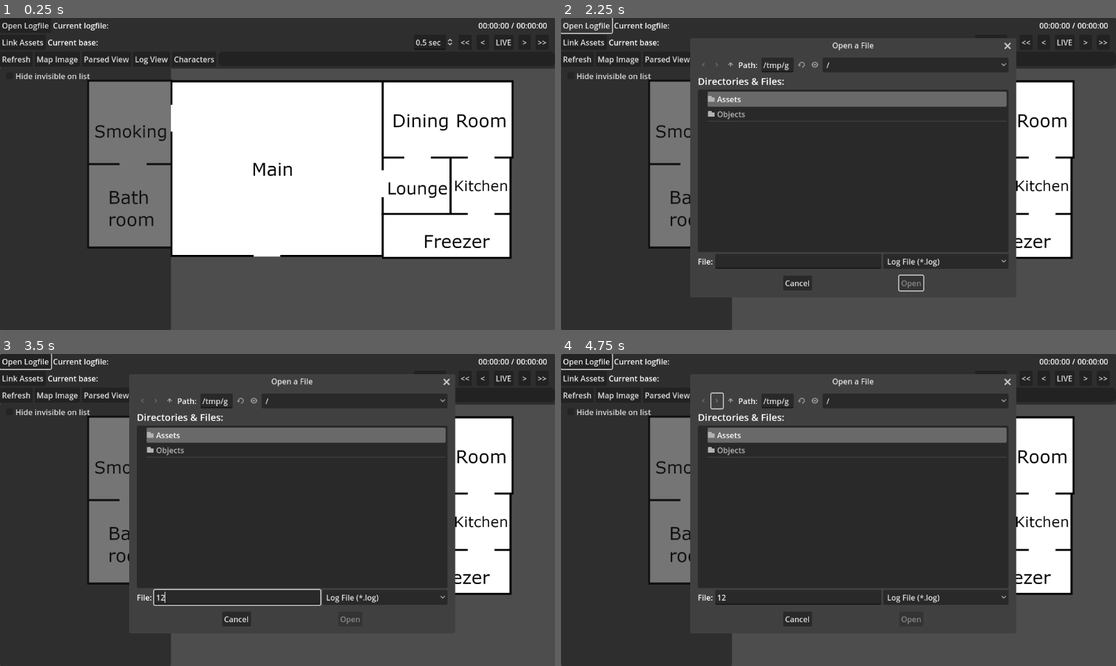
Above: before the commit, frames 1-4 (two rows, left to right).
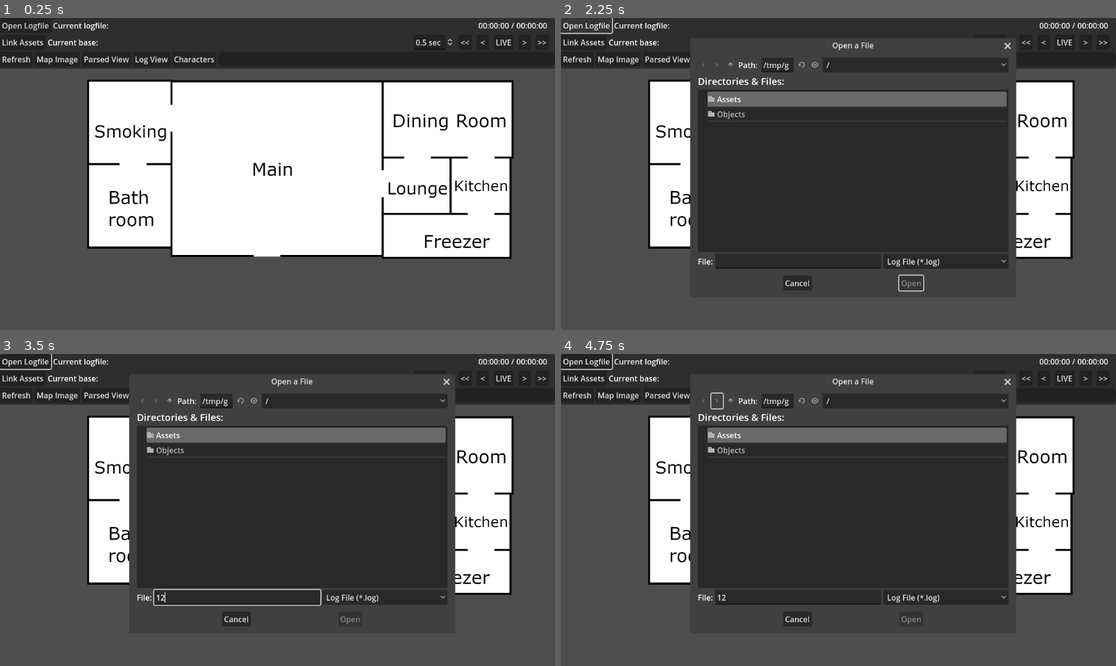
Above: after the commit, the same moments.

Repository: Crystalwarrior/AO2-LogReader
Game: Godot game, scene res://view.tscn
The game is run twice, just before and just after one commit, with the same random seed, the same clock (stepped at 60 frames per second) and the same inputs.
Inputs (mouse positions are in pixels of both pictures, inside the frame that each line leads up to):
- Up to frame 1 (0.25 s): no input
- Up to frame 2 (2.25 s): click "<<" at 0.5 s; click ">>" at 1.25 s; click "Open Logfile" at 2 s
- Up to frame 3 (3.5 s): click (238, 597) at 2.77 s; type "12" at 2.85 s
- Up to frame 4 (4.75 s): click (716, 400) at 3.5 s; click (716, 400) at 4.25 s

The runs differ from the first frame. In frame 1, 25% of the frame differs, in the area x 0-31%, y 16-100%; in frame 2, 20%; in frame 3, 20%; in frame 4, 20%.
Error before the commit: Invalid operands 'Nil' and 'Nil' in operator '-'. (res://main_window.gd:481)
Error after the commit: Invalid operands 'Nil' and 'Nil' in operator '-'. (res://main_window.gd:508)

Commit message:
Implemented processing area kicking messages

Diff:
--- a/Areas.gd
+++ b/Areas.gd
@@ -11,7 +11,7 @@
 
 var waitList = {}
 
-func _is_exist(_name, ID):
+func _is_exist(ID, _name):
 	for child in self.get_children():
 		if child.name == str(ID):
 			if child.get_node("%Name").text == "" and _name != null:
@@ -19,8 +19,8 @@
 			return true
 	return false
 
-func create_area(_name, ID):
-	if _is_exist(_name, ID):
+func create_area(ID, _name):
+	if _is_exist(ID, _name):
 		return
 	if int(ID) == -1:
 		return
@@ -28,6 +28,8 @@
 	newArea.name = str(ID)
 	if _name != null:
 		newArea.get_node("%Name").text = _name
+	else:
+		newArea.get_node("%Name").text = ID
 	if prevArea:
 		if prevArea.position == prevPos:
 			newArea.position += prevArea.position + Vector2(prevArea.size.x + 10, 0)
@@ -37,23 +39,16 @@
 
 
 func movement(char, live, toID, to = null, fromID = null, from = null):
-#	print("Move " + char.charName + " to " + to)
-	if from != null:
-		if !_is_exist(from, fromID):
-			create_area(from, fromID)
-	if to != null:
-		if !_is_exist(to, toID):
-			create_area(to, toID)
-#	char.reparent(self.get_node(toID).get_node("%CharacterContainer"))
-#	for area in self.get_children():
-#		for character in area.get_node("%CharacterContainer").get_children():
-#			print(character.name)
-#			if char.charName != null and character.name == char.charName:
-#				character.reparent(self.get_node(toID).get_node("%CharacterContainer"))
-#				return
-#			if char.showName != null and character.name == char.showName:
-#				character.reparent(self.get_node(toID).get_node("%CharacterContainer"))
-#				return
+	if fromID != null:
+		if !_is_exist(fromID, from):
+			create_area(fromID, from)
+	if toID != null:
+		if !_is_exist(toID, to):
+			create_area(toID, to)
+		if to != null and self.get_node(toID).get_node("%Name").text != to:
+			self.get_node(toID).get_node("%Name").text = to
+		if from != null and self.get_node(fromID).get_node("%Name").text != from:
+			self.get_node(fromID).get_node("%Name").text = from
 	if live:
 		if char.mapChar != null:
 			char.mapChar.reparent(self.get_node(toID).get_node("%CharacterContainer"))
@@ -61,12 +56,6 @@
 			return
 		else:
 			place_character(char, char.get_node("Icon").texture, char.color, toID, to)
-
-	#var charName
-	#if char.charName != null:
-		#charName = char.charName
-	#else:
-		#charName = char.showName
 
 
 
@@ -77,8 +66,8 @@
 
 func place_character(char, icon, color, toID, to = null):
 	if to != null:
-		if !_is_exist(to, toID):
-			create_area(to, toID)
+		if !_is_exist(toID, to):
+			create_area(toID, to)
 
 	for area in self.get_children():
 		if area.name == toID:
--- a/main_window.gd
+++ b/main_window.gd
@@ -49,7 +49,7 @@
 var playing
 var playing_backward
 var areasRead
-var areasBegin = ["[1", "[2", "[3", "[4", "[5", "[6", "[7", "[8", "[9", "[0", "[CM]", "[GM]", "[M]", "=== "]
+var areasBegin = ["[1", "[2", "[3", "[4", "[5", "[6", "[7", "[8", "[9", "[0", "[CM]", "[GM]", "[M]", "=== ", "  ◽", "  ◾"]
 
 func _process(delta):
 	if current_file_path and last_date_modified != FileAccess.get_modified_time(current_file_path):
@@ -113,7 +113,7 @@
 			var areaID = line.split("]")[0].split("[")[1].strip_edges()
 			var areaName = line.split("]")[1].split("(")[0].strip_edges()
 			$"../../Areas".create_area(areaName, areaID)
-		else:
+		elif line.contains("users:") == false:
 			var charID
 			var showName
 			var folderName
@@ -149,6 +149,9 @@
 	line = line.substr(timestamp.length()+1)
 	var message = line.substr(line.find(":")+1).strip_edges()
 	var speaker = line.substr(0, line.find(":")).strip_edges()
+	var talkAreaID = null
+	if message.contains("}}}["):
+		talkAreaID = message.split("}}}[")[1].split("]")[0]
 
 	var italics = false
 	var avatar = null
@@ -203,33 +206,55 @@
 	parsed_view.add_text(message + "\n")
 	if italics:
 		parsed_view.pop()
-	if !is_ooc or line.contains("moves from"):
+
+	if !is_ooc or line.contains("moves from") or line.contains("Attempting to kick"):
+		var aoid = null
 		var nameArray
-		var aoid = null
 		if speaker == hostname and line.contains("moves from"):
+			aoid = line.split("]")[0].split("[")[1]
 			nameArray = [line.split("]")[1].lstrip(" ").split("moves from")[0].strip_edges()]
-			aoid = line.split("]")[0].split("[")[1]
 		else:
 			nameArray = _clean_name(speaker)
+
 		if nameArray.is_empty():
 			return
 		currentCharacter = _find_character(nameArray, aoid)
-		if currentCharacter == null:
+		if !currentCharacter:
 			#CREATE NEW CHARACTER
 			currentCharacter = create_character(aoid)
-		else:
+			_find_avatar(currentCharacter)
+		if currentCharacter:
 			if currentCharacter.disconnected == true or aoid != null:
 				currentCharacter.aoid = aoid
 				currentCharacter.set_disconnect_state(false)
-		if charfolder != "" and foldernames.is_empty() == false:
-			currentCharacter.charfolder = charfolder
-		for currentName in nameArray:
-			if currentName != "":
-				currentCharacter.add_name(currentName)
-				if charfolder != "" and !currentCharacter.names.has(charfolder):
-					currentCharacter.add_name(charfolder)
-
-		_find_avatar(currentCharacter)
+			if talkAreaID != null and currentCharacter.currentLocationID != talkAreaID:
+				movements.append([currentCharacter.id, currentCharacter.currentLocationID, talkAreaID, _convert_time(timestamp)])
+				currentCharacter.currentLocationID = talkAreaID
+				var live = timeline.value == timeline.max_value
+				areas.movement(currentCharacter, live, talkAreaID)
+			if charfolder != "" and foldernames.is_empty() == false:
+				currentCharacter.charfolder = charfolder
+			for currentName in nameArray:
+				if currentName != "":
+					currentCharacter.add_name(currentName)
+					if charfolder != "" and !currentCharacter.names.has(charfolder):
+						currentCharacter.add_name(charfolder)
+
+		if speaker == hostname and line.contains("Attempting to kick"):
+			aoid = message.split("[")[1].split("]")[0]
+			nameArray = [message.split("]")[1].split("from")[0].strip_edges()]
+			currentCharacter = _find_character(nameArray, aoid)
+			if currentCharacter:
+				for currentName in nameArray:
+					currentCharacter.add_name(currentName)
+				var fromID = message.split("[")[2].split("]")[0]
+				var from = message.split("]")[2].split("to")[0].strip_edges()
+				var toID = message.split("[")[3].split("]")[0]
+				var to = message.split("]")[3].split(".")[0].strip_edges()
+				var live = timeline.value == timeline.max_value
+				areas.movement(currentCharacter, live, toID, to, fromID, from)
+				#func movement(char, live, toID, to = null, fromID = null, from = null):
+
 		if speaker == hostname and line.find("moves from") != -1:
 			var from = line.split("] ")[2].split(" to")[0]
 			var fromID = line.split("] ")[1].split("[")[1]
@@ -334,6 +359,8 @@
 
 func _clean_name(speaker):
 	var speakerArray = []
+	if speaker == "$":
+		return []
 	if speaker.split("(").size() > 1:
 		var splitArray = speaker.split("(")
 		speaker = splitArray[0].strip_edges() + "(" + splitArray[splitArray.size()-1].strip_edges()
--- a/main_window.tscn
+++ b/main_window.tscn
@@ -262,6 +262,7 @@
 
 [node name="Characters" type="PanelContainer" parent="."]
 unique_name_in_owner = true
+visible = false
 clip_contents = true
 layout_mode = 1
 anchors_preset = -1
